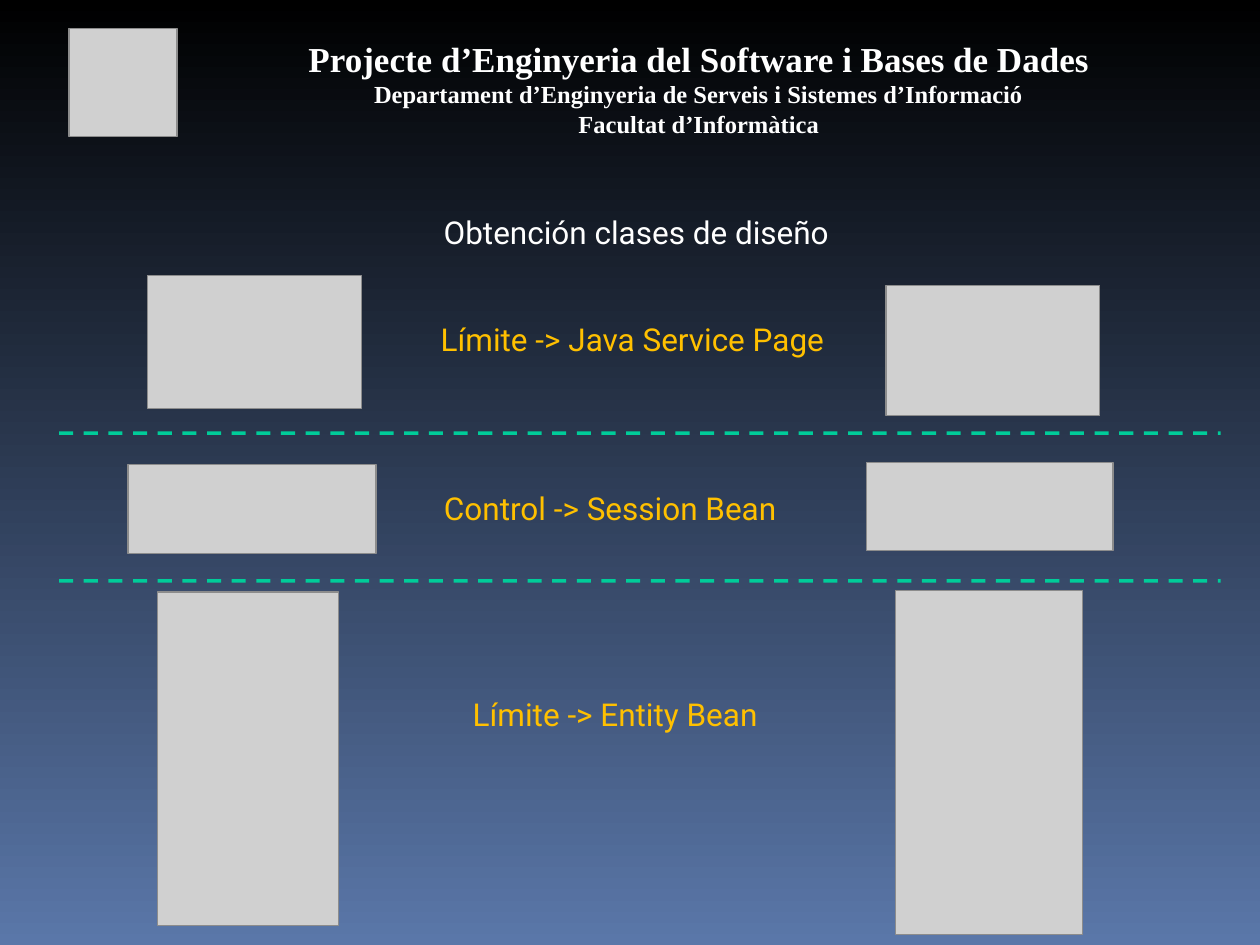
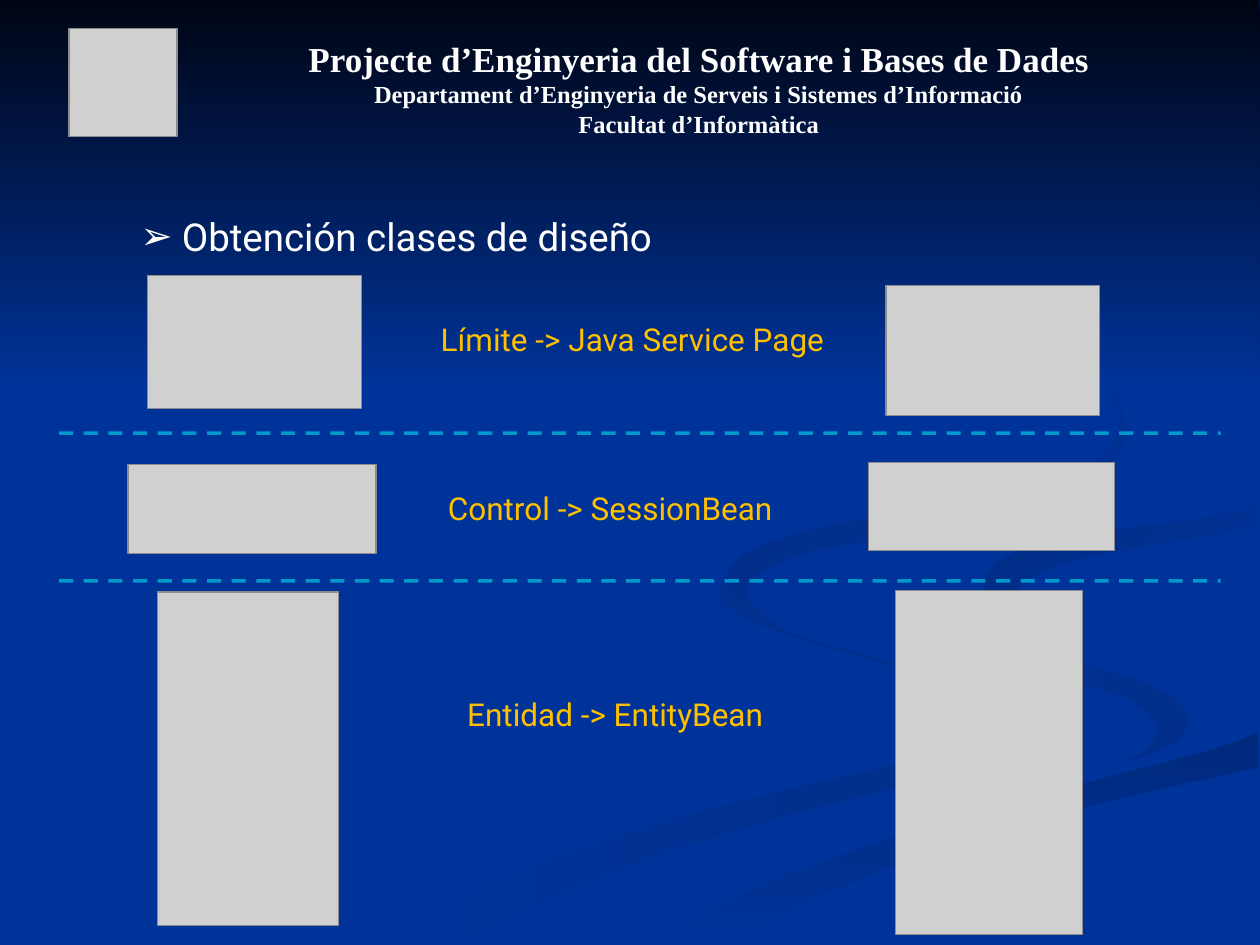
Before and after one commit to mvm9289/escfib, a slide deck: slide 16 of Docs/0910Q2-08-E-1.0-Presentacion.ppt (slide 17 before the commit). Drawn at 1260x945 pixels with LibreOffice and Linux fonts; fonts in the diff are those of the drawing; grey boxes stand for pictures. Boxes give left, top, right and bottom in pixels: in the first picture for what was removed or moved away, otherwise in the second. Text is boxed around its words. In the diff, an @@ line names an element or a change of style, - is before the commit and + after.

```diff
--- a/Docs/0910Q2-08-E-1.0-Presentacion.ppt
+++ b/Docs/0910Q2-08-E-1.0-Presentacion.ppt
@@ background gradient #000000 to #5A77A9 to #003399 @@
@@ group added at [0, 0, 1260, 944]: 7 freeform shapes @@
@@ text "Obtención clases de diseño" at [182, 222, 652, 252]: size 18 to 22 pt; alignment centre to left; bullet none to ➢ @@
@@ line (59, 433) - (1221, 433): stroke #00CC99 2.01 pt dashed to #0099CC 2.01 pt dashed @@
@@ text at [448, 496, 773, 521]: spaces changed @@
-Control -> Session Bean
+Control -> SessionBean
@@ line (59, 581) - (1221, 581): stroke #00CC99 2.01 pt dashed to #0099CC 2.01 pt dashed @@
@@ text at [467, 702, 763, 733]: text changed @@
-Límite -> Entity Bean
+Entidad -> EntityBean
```
Also in this commit, not shown: 23 other slides changed, 1 slide removed.
